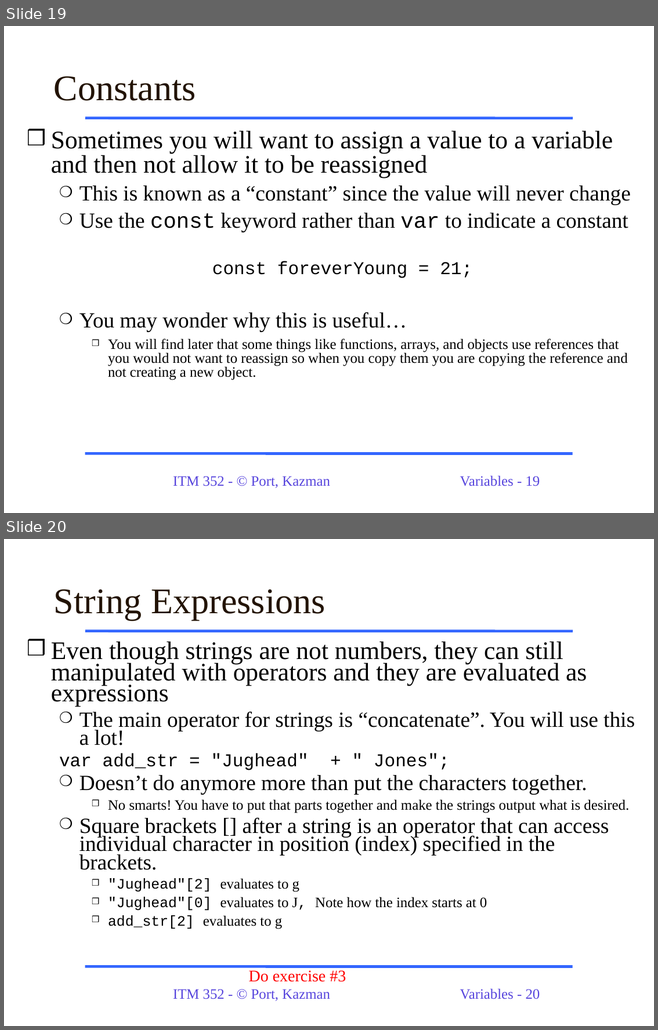
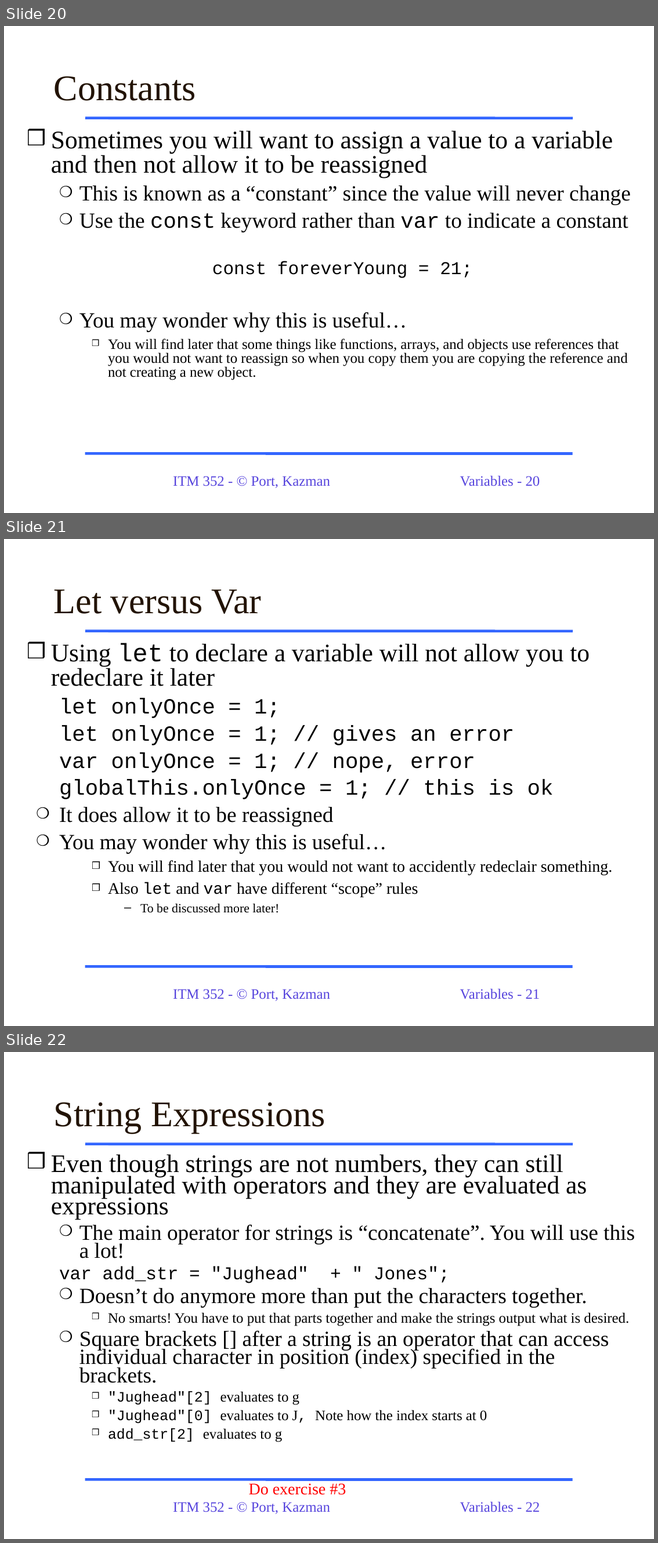
Before and after one commit to dport96/ITM352, a slide deck: morea/050.variables_data_types/ITM352_data_types_variables.ppt. Shown one above the other, each under a label of ours: slides 19 and 20 before the commit, slides 20, 21 and 22 after it. The pictures are 658x1030 and 658x1543 pixels, drawn with LibreOffice and Linux fonts; fonts in the diff are those of the drawing. Boxes give left, top, right and bottom in pixels: in the first picture for what was removed or moved away, otherwise in the second. Text is boxed around its words. In the diff, an @@ line names an element or a change of style, - is before the commit and + after.

```diff
--- a/morea/050.variables_data_types/ITM352_data_types_variables.ppt
+++ b/morea/050.variables_data_types/ITM352_data_types_variables.ppt
@@ slide 21 added at (4, 539, 654, 1026), background #FFFFFF; not listed: 4 template elements that a slide beside it also shows @@
@@ title added at (54, 589, 261, 614), 40 pt, text #221304 @@
+Let versus Var
@@ text added at (51, 643, 612, 913), 24 pt, text #000000 @@
+❒ Using let to declare a variable will not allow you to redeclare it later
+  let onlyOnce = 1;
+  let onlyOnce = 1; // gives an error
+  var onlyOnce = 1; // nope, error
+  globalThis.onlyOnce = 1; // this is ok
+  ❍ It does allow it to be reassigned
+  ❍ You may wonder why this is useful…
+    ❒ You will find later that you would not want to accidently redeclair something.
+    ❒ Also let and var have different “scope” rules
+      – To be discussed more later!
@@ what was slide 19 is now slide 20 @@
@@ page number at (460, 475, 540, 487): text changed @@
-Variables - 19
+Variables - 20
@@ what was slide 20 is now slide 22 @@
@@ page number at (460, 1501, 540, 1513): text changed @@
-Variables - 20
+Variables - 22
```
Also in this commit, not shown: 3 slides changed, 1 other slide added.
